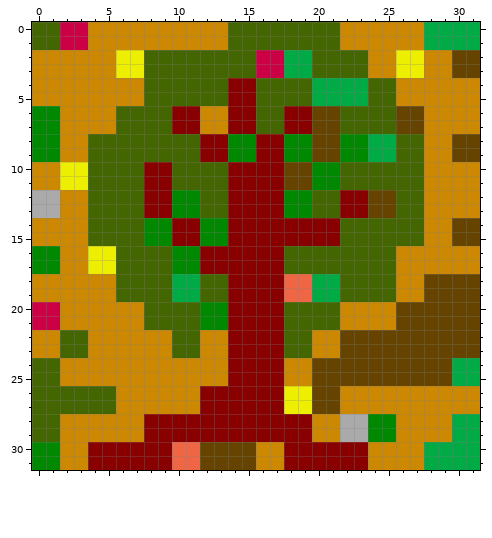
Edited in one commit: pixel-art sprite (Applications/Inzombniac/tree.gif). The picture above was drawn from the file before the commit.
The file is 32x32 pixels.
New version:
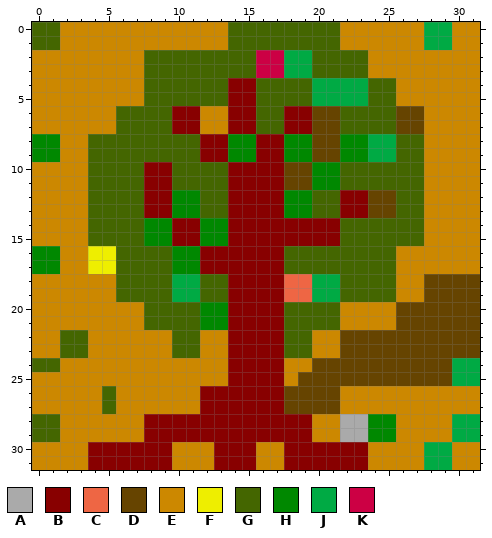
Palette (. is transparent): A #aaaaaa  B #880000  C #ee6644  D #664400  E #cc8800  F #eeee00  G #446600  H #008800  J #00aa44  K #cc0044
Difference:
{"y":0,"x":2,"old":"KK","new":"EE"}
{"y":0,"x":30,"old":"JJ","new":"EE"}
{"y":1,"x":2,"old":"KK","new":"EE"}
{"y":1,"x":30,"old":"JJ","new":"EE"}
{"y":2,"x":6,"old":"FF","new":"EE"}
{"y":2,"x":26,"old":"FF","new":"EE"}
{"y":2,"x":30,"old":"DD","new":"EE"}
{"y":3,"x":6,"old":"FF","new":"EE"}
{"y":3,"x":26,"old":"FF","new":"EE"}
{"y":3,"x":30,"old":"DD","new":"EE"}
{"y":6,"x":0,"old":"HH","new":"EE"}
{"y":7,"x":0,"old":"HH","new":"EE"}
{"y":8,"x":30,"old":"DD","new":"EE"}
{"y":9,"x":30,"old":"DD","new":"EE"}
{"y":10,"x":2,"old":"FF","new":"EE"}
{"y":11,"x":2,"old":"FF","new":"EE"}
{"y":12,"x":0,"old":"AA","new":"EE"}
{"y":13,"x":0,"old":"AA","new":"EE"}
{"y":14,"x":30,"old":"DD","new":"EE"}
{"y":15,"x":30,"old":"DD","new":"EE"}
{"y":20,"x":0,"old":"KK","new":"EE"}
{"y":21,"x":0,"old":"KK","new":"EE"}
{"y":25,"x":0,"old":"GG","new":"EE"}
{"y":25,"x":19,"old":"E","new":"D"}
{"y":26,"x":0,"old":"GGGGG","new":"EEEEE"}
{"y":26,"x":18,"old":"FF","new":"DD"}
{"y":27,"x":0,"old":"GGGGG","new":"EEEEE"}
{"y":27,"x":18,"old":"FF","new":"DD"}
{"y":30,"x":0,"old":"HH","new":"EE"}
{"y":30,"x":10,"old":"CCDDDD","new":"EEEBBB"}
{"y":30,"x":30,"old":"JJ","new":"EE"}
{"y":31,"x":0,"old":"HH","new":"EE"}
{"y":31,"x":10,"old":"CCDDDD","new":"EEEBBB"}
{"y":31,"x":30,"old":"JJ","new":"EE"}
